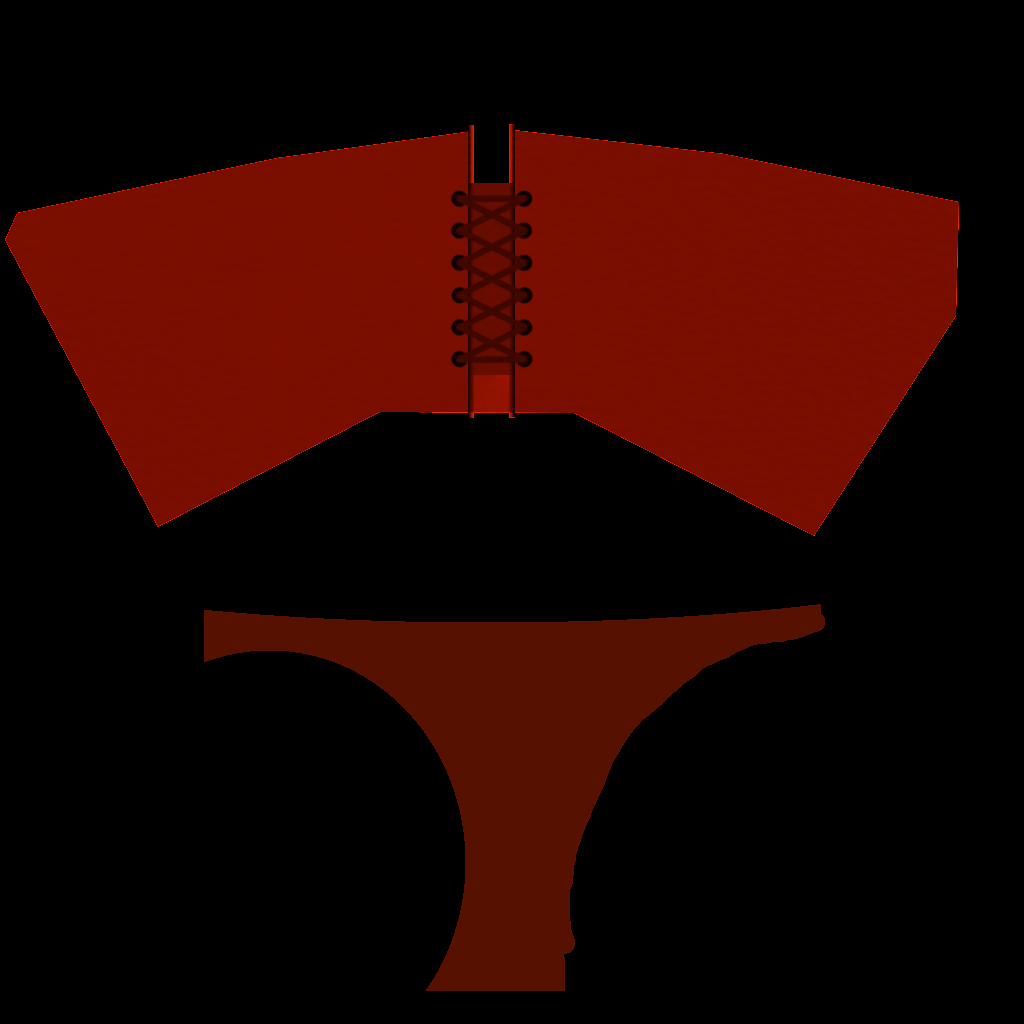
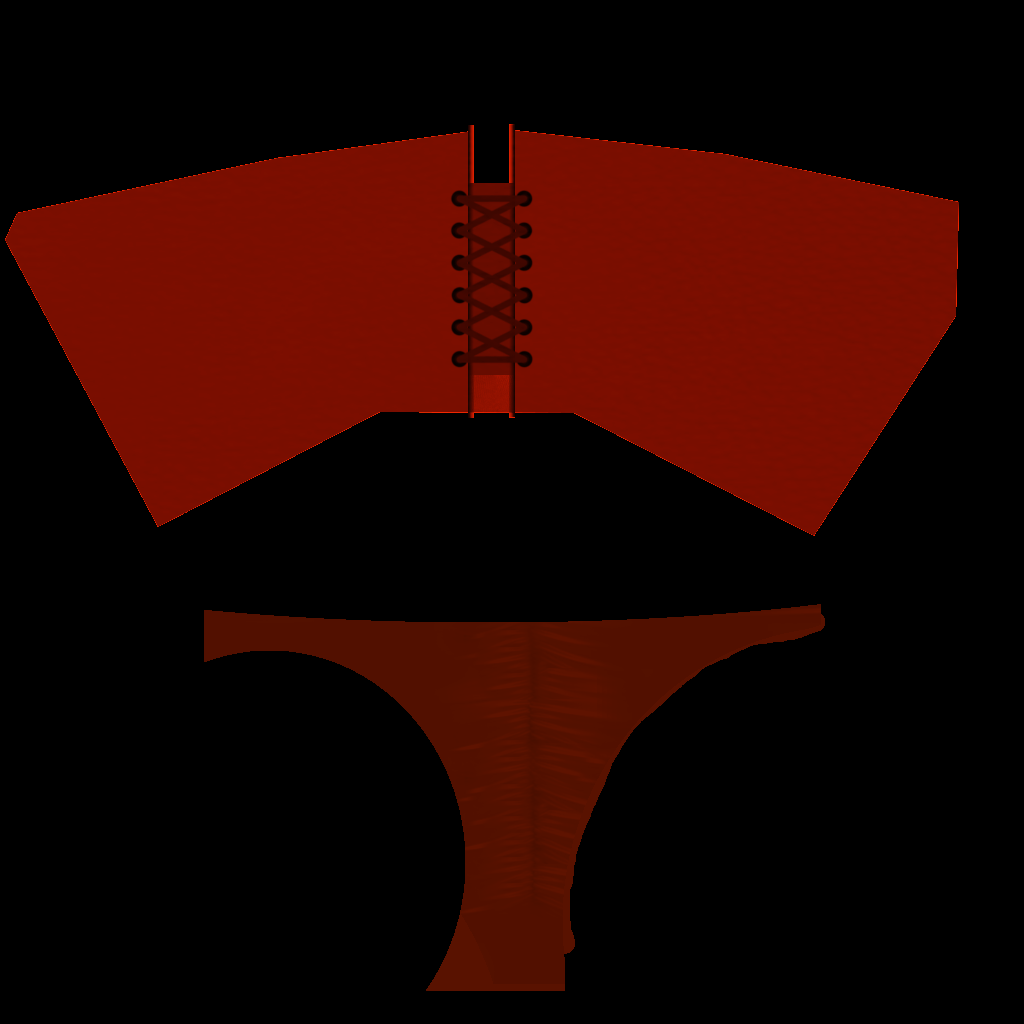
Layers edited between the first and the second w=1024, h=1024 image:
added layer "Layer #6" in group "gloss" over [12, 124, 959, 984]
added layer "Layer #5" in group "spec" over [12, 124, 959, 984]
